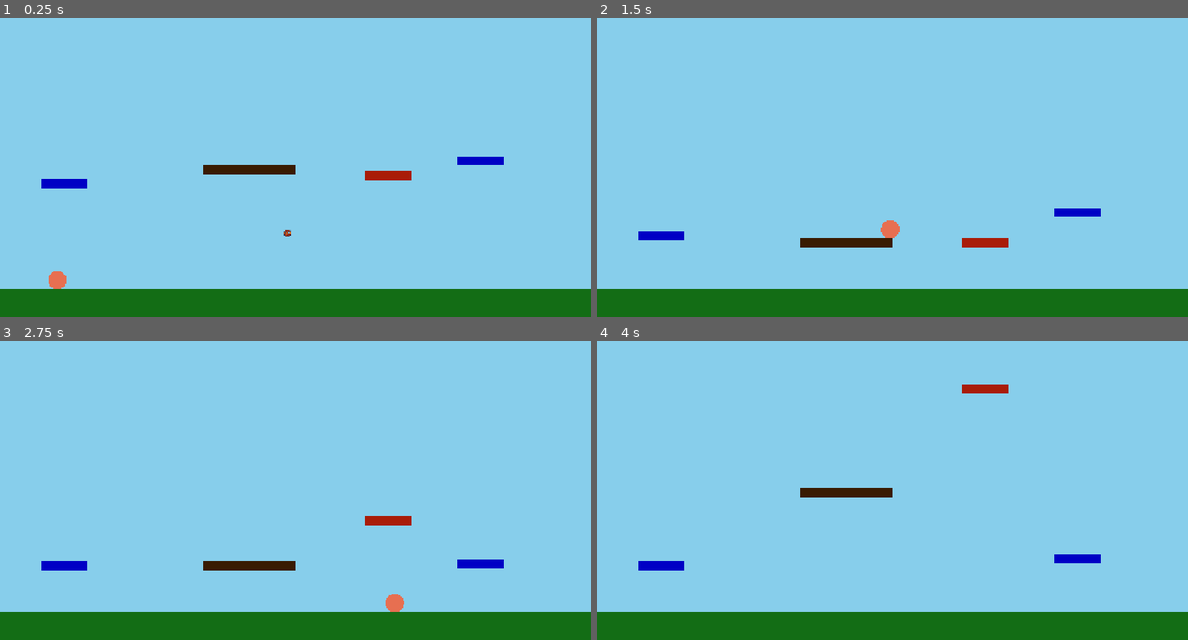
Above: before the commit, frames 1-4 (two rows, left to right).
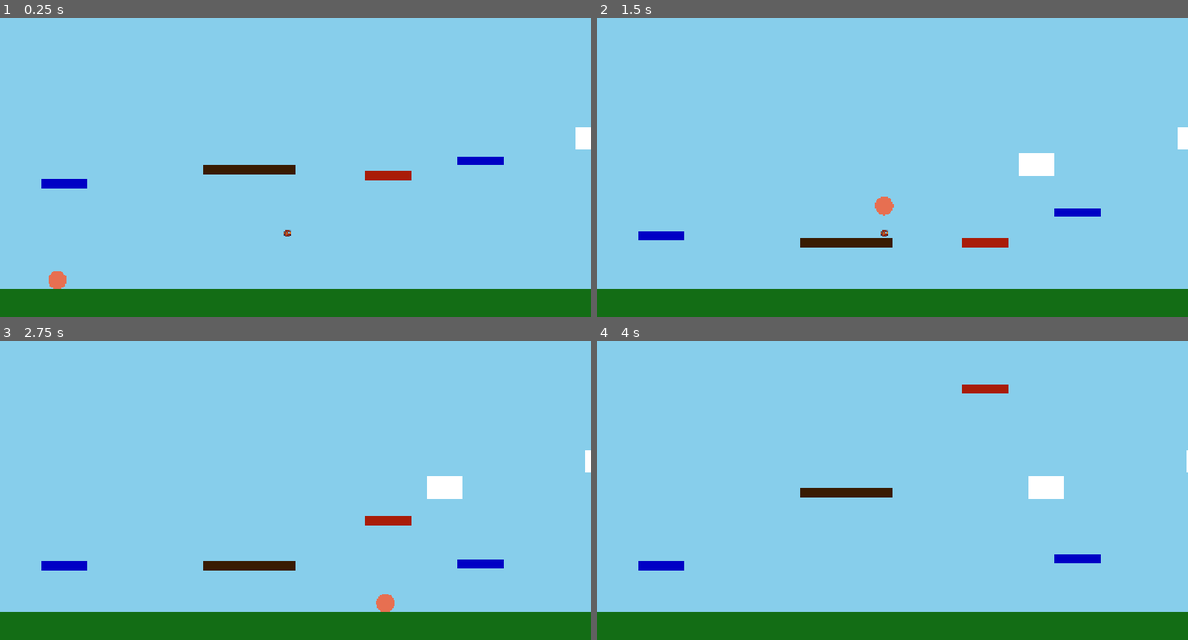
Above: after the commit, the same moments.

Repository: tjrink/WindPrototype
Game: Godot game, scene res://main_scene.tscn
Two runs of this game, one before a commit and one after it. Both use one fixed random seed, a clock stepped at 60 frames per second and the inputs below.
Inputs:
- Up to frame 1 (0.25 s): no input
- Up to frame 2 (1.5 s): tap Enter (ui_accept) at 0.5, 0.77 s; hold Right (ui_right) from 0.53 s (still down)
- Up to frame 3 (2.75 s): tap Enter (ui_accept) at 1.52 s; release Right (ui_right) at 2.03 s; hold Left (ui_left) from 2.03 s (still down)
- Up to frame 4 (4 s): release Left (ui_left) at 2.78 s; hold Right (ui_right) from 2.78 s (still down); tap Enter (ui_accept) at 3.02, 3.77 s

The runs differ from the first frame. In frame 1, 0.2% of the frame differs, in the area x 97-100%, y 36-44%; in frame 2, 0.9%, in the area x 47-100%, y 36-74%; in frame 3, 0.7%; in frame 4, 0.5%.

Commit message:
Implemented random cloud spawns

Diff:
--- a/Spawners/cloud_spawner.gd
+++ b/Spawners/cloud_spawner.gd
@@ -1,11 +1,27 @@
 extends Node
 
+const CLOUD_SCENE = preload("res://cloud.tscn")
 
 # Called when the node enters the scene tree for the first time.
 func _ready() -> void:
-	pass # Replace with function body.
+		call_deferred("spawn_cloud")
 
 
 # Called every frame. 'delta' is the elapsed time since the previous frame.
 func _process(delta: float) -> void:
-	pass
+
+	#Randomly generates a new cloud
+	if randi_range(1, 100) == 50:
+		spawn_cloud()
+
+
+#Spawns a cloud at a ranodm point
+func spawn_cloud() -> void:
+	##Creates a cloud at a random position
+	var cloud_instance = CLOUD_SCENE.instantiate()
+	cloud_instance.starting_x = randf_range(0, 1200)
+	cloud_instance.starting_y = randf_range(-300, 300)
+	cloud_instance.z_index = -100
+
+	#Add cloud to scene tree
+	get_parent().add_child(cloud_instance)
--- a/cloud.gd
+++ b/cloud.gd
@@ -2,6 +2,13 @@
 
 const LEFT_EDGE = 0
 const RIGHT_EDGE = 1200
+
+@export var starting_x: float
+@export var starting_y: float
+
+func _ready() -> void:
+	position.x = starting_x
+	position.y = starting_y
 
 
 func _process(delta: float) -> void:
--- a/cloud.tscn
+++ b/cloud.tscn
@@ -4,3 +4,7 @@
 
 [node name="Cloud" type="Node2D"]
 script = ExtResource("1_4rphk")
+
+[node name="CloudRect" type="ColorRect" parent="."]
+offset_right = 78.0
+offset_bottom = 48.0
--- a/main_scene.tscn
+++ b/main_scene.tscn
@@ -15,6 +15,7 @@
 [node name="World" type="Node2D" parent="."]
 
 [node name="Sky" type="ColorRect" parent="World"]
+z_index = -101
 custom_minimum_size = Vector2(1280, 720)
 offset_left = -640.0
 offset_top = -360.0
@@ -37,10 +38,10 @@
 shape = SubResource("RectangleShape2D_2c62f")
 debug_color = Color(0.9104701, 0.19811219, 0.5588026, 0.41960785)
 
+[node name="CloudSpawner" parent="World" instance=ExtResource("1_2c62f")]
+
 [node name="Player" parent="World" instance=ExtResource("3_gyfs4")]
 position = Vector2(-570, 260)
-
-[node name="CloudSpawner" parent="World" instance=ExtResource("1_2c62f")]
 
 [node name="PlatformSpawner" parent="World" instance=ExtResource("2_gyfs4")]
 
--- a/player.gd
+++ b/player.gd
@@ -3,7 +3,7 @@
 # Physics & Movement Constants
 const GRAVITY_FORCE = 800.0
 const BASE_SPEED = 300.0
-const BASE_JUMP = -750.0
+const BASE_JUMP = -550.0
 const AIR_DRAG_FACTOR = 0.3
 
 const SPRINT_DURATION = 1.5
@@ -42,9 +42,11 @@
 
 	#Gets and applies wind force
 	var wind_force_x = Wind.get_wind_speed_at_y(position.y)
-	var wind_force_y = Wind.get_wind_speed_at_x(position.x)
+
 	velocity.x = lerp(velocity.x, velocity.x + wind_force_x, 1000.0 * delta)
-	velocity.y = lerp(velocity.y, velocity.y + wind_force_y, 100.0 * delta)
+
+#	var wind_force_y = Wind.get_wind_speed_at_x(position.x)
+#	velocity.y = lerp(velocity.y, velocity.y + wind_force_y, 100.0 * delta)
 	#Move player
 	move_and_slide()
 
Binary file added: Sprites/CloudSprite.png
Not shown, added: Sprites/CloudSprite.png.import
